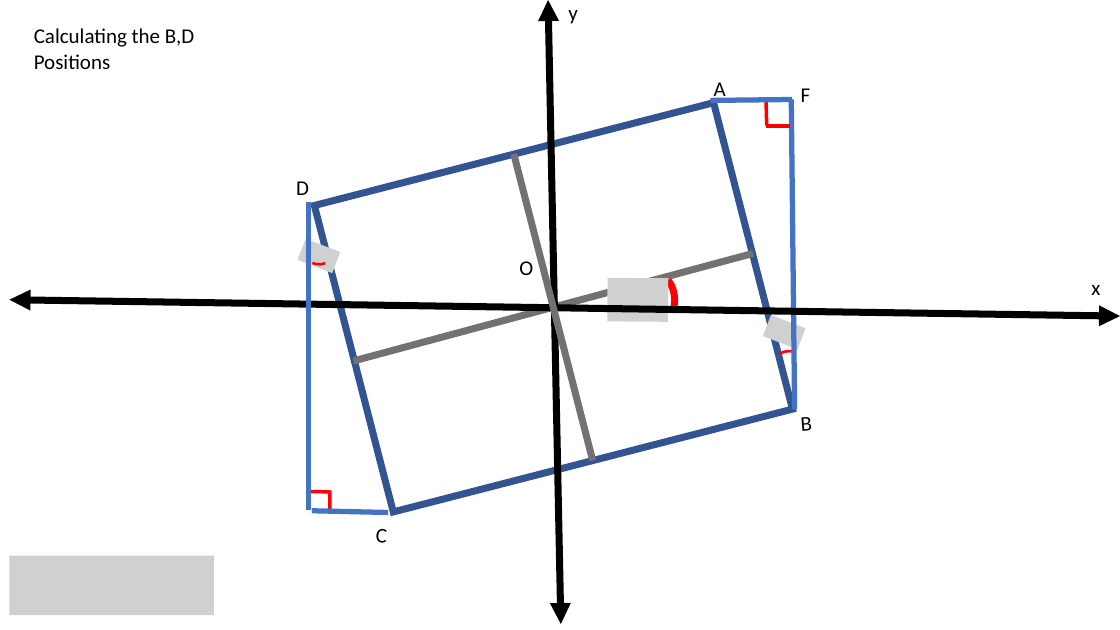
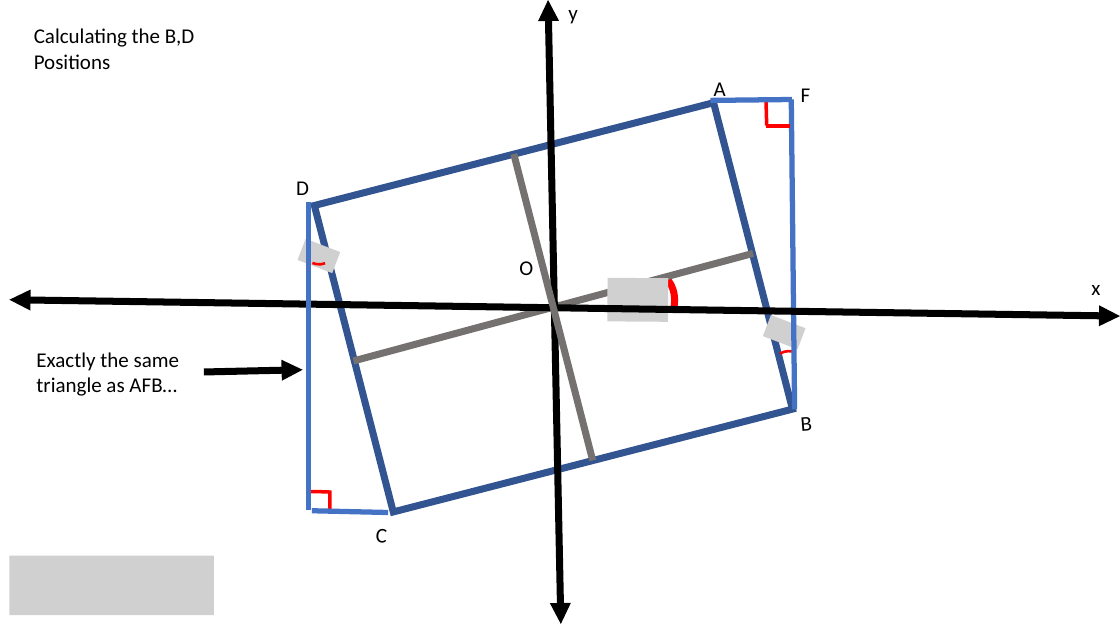
Before and after one commit to Jair-F/Safe, a slide deck: slide 4 of doc/turned rectangle/rotated_rect.pptx (slide 5 before the commit). Drawn at 1120x630 pixels with LibreOffice and Linux fonts; fonts in the diff are those of the drawing; grey boxes stand for pictures. Boxes give left, top, right and bottom in pixels: in the first picture for what was removed or moved away, otherwise in the second. Text is boxed around its words. In the diff, an @@ line names an element or a change of style, - is before the commit and + after.

```diff
--- a/doc/turned rectangle/rotated_rect.pptx
+++ b/doc/turned rectangle/rotated_rect.pptx
@@ text added at [36,352,179,396], 18 pt, text #000000 @@
+Exactly the same triangle as AFB…
@@ arrow added from (204, 372) to (302, 370), #000000 6 pt @@
```
Also in this commit, not shown: 1 other slide changed, 1 slide added, 2 slides removed, 1 other file.
